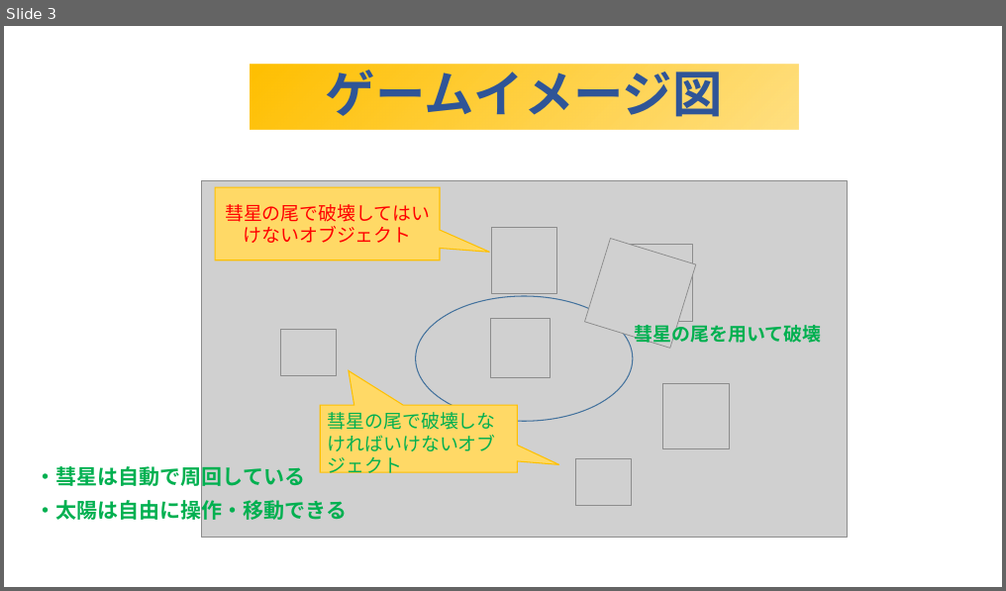
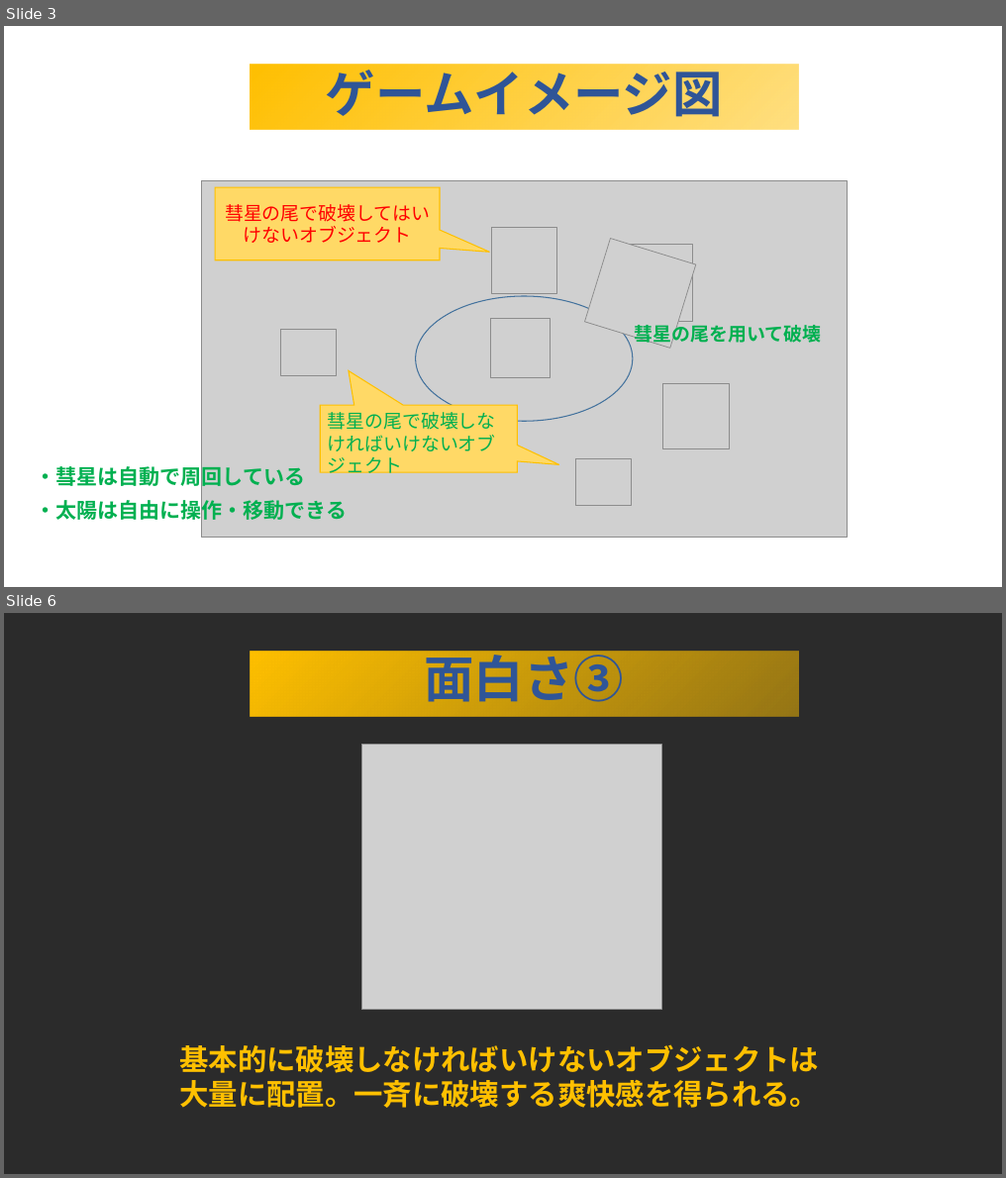
Before and after one commit to mizu9972/Heliosphere, a slide deck: heliosphere仕様関連/heliosphere_ver2.pptx. Shown one above the other, each under a label of ours: slide 3 before the commit, slides 3 and 6 after it; the slides between them are not shown. The pictures are 1006x591 and 1006x1178 pixels, drawn with LibreOffice and Linux fonts; fonts in the diff are those of the drawing; grey boxes stand for pictures; background and template pictures are left out; a plain dark background stands for a picture behind light text. Boxes give left, top, right and bottom in pixels: in the first picture for what was removed or moved away, otherwise in the second. Text is boxed around its words. In the diff, an @@ line names an element or a change of style, - is before the commit and + after.

```diff
--- a/heliosphere仕様関連/heliosphere_ver2.pptx
+++ b/heliosphere仕様関連/heliosphere_ver2.pptx
@@ slide 6 added at [4, 613, 1002, 1174], background picture (left out) @@
@@ rectangle added at [251, 652, 799, 717], fill gradient #002060 to #B5D2EC to #FFC000, 48 pt, text #2F5597, bold @@
+面白さ③
@@ picture added at [361, 745, 661, 1011] @@
@@ text added at [179, 1045, 819, 1108], 28 pt, text #FFC000, bold @@
+基本的に破壊しなければいけないオブジェクトは
+大量に配置。一斉に破壊する爽快感を得られる。
```
Also in this commit, not shown: 2 other slides added, 1 slide removed, 11 other files.
